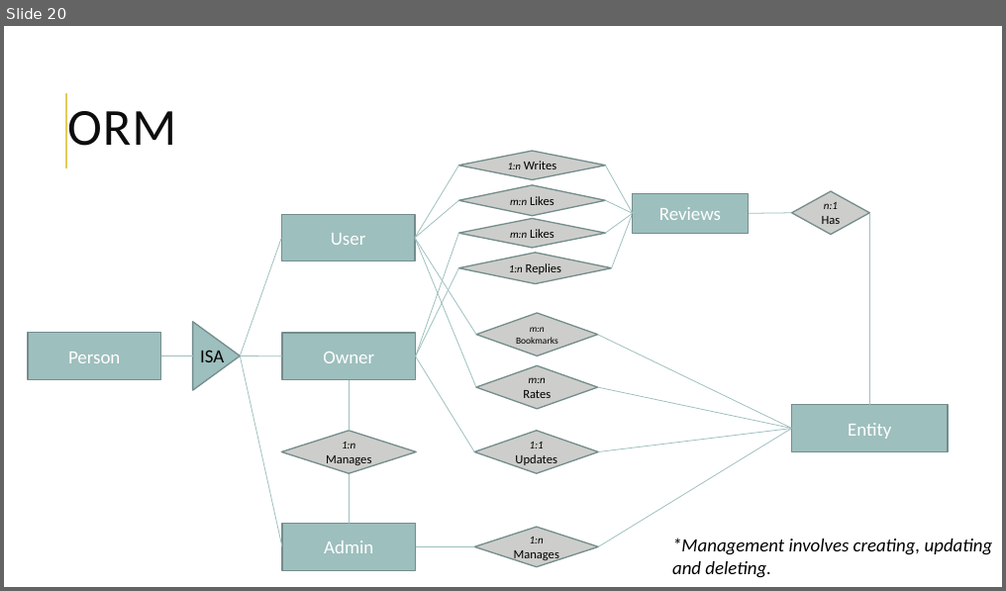
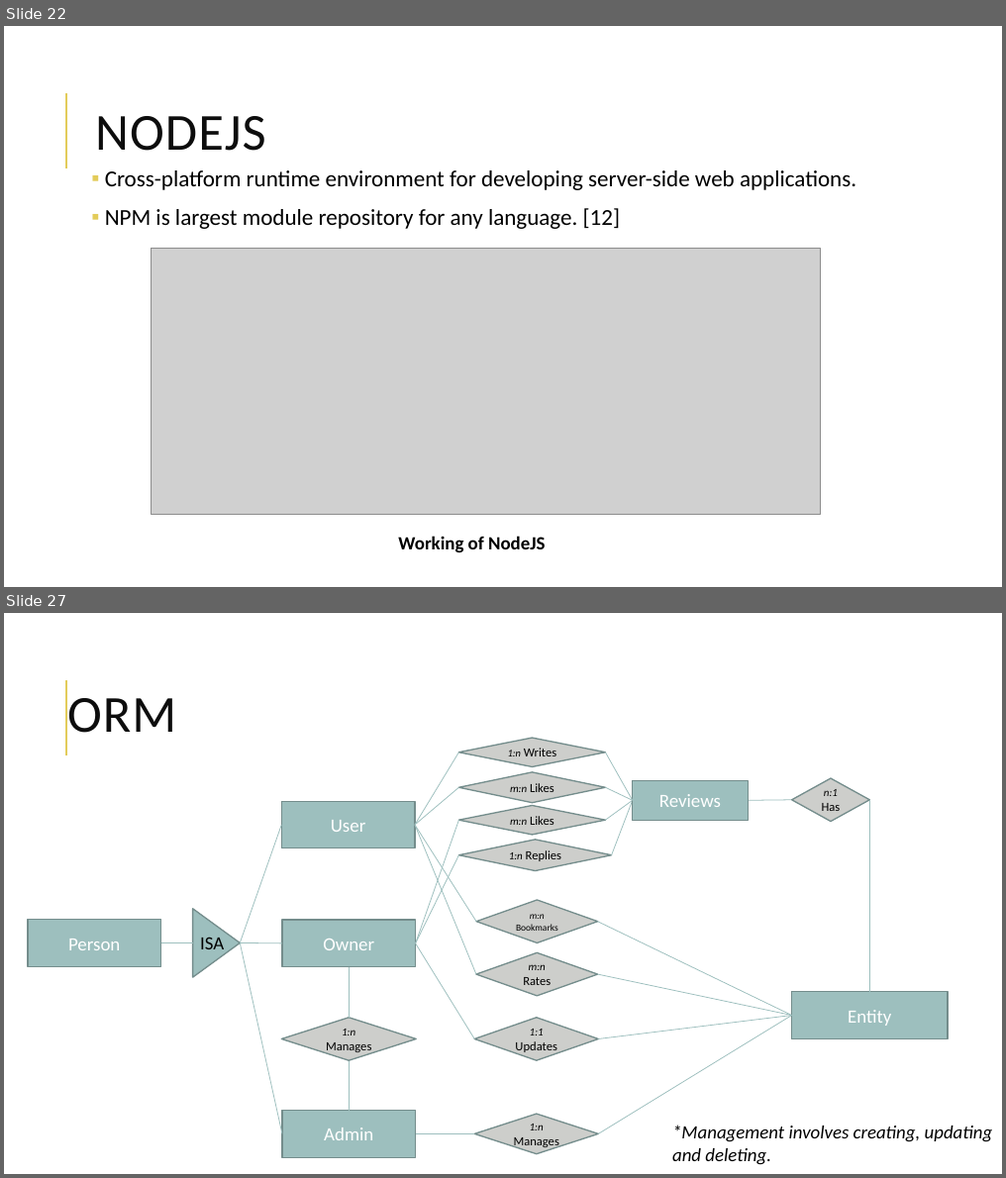
Before and after one commit to bogas04/MVP-Generator, a slide deck: docs/Final/Presentation.pptx. Shown one above the other, each under a label of ours: slide 20 before the commit, slides 22 and 27 after it; the slides between them are not shown. The pictures are 1006x591 and 1006x1178 pixels, drawn with LibreOffice and Linux fonts; fonts in the diff are those of the drawing; grey boxes stand for pictures. Boxes give left, top, right and bottom in pixels: in the first picture for what was removed or moved away, otherwise in the second. Text is boxed around its words. In the diff, an @@ line names an element or a change of style, - is before the commit and + after.

```diff
--- a/docs/Final/Presentation.pptx
+++ b/docs/Final/Presentation.pptx
@@ slide 22 added at box(4, 26, 1002, 587), background #FFFFFF; not listed: 1 template element that a slide beside it also shows @@
@@ title added at box(95, 116, 266, 151), 50 pt, text #0D0D0D @@
+NODEJS
@@ text added at box(105, 171, 856, 229), 22 pt, text #000000 @@
+▪ Cross-platform runtime environment for developing server-side web applications.
+▪ NPM is largest module repository for any language. [12]
@@ picture added at box(152, 249, 821, 514) @@
@@ text added at box(398, 536, 545, 554), 18 pt, text #000000, bold @@
+Working of NodeJS
@@ what was slide 20 is now slide 27 @@
```
Also in this commit, not shown: 12 slides changed, 19 other slides added, 11 slides removed.
